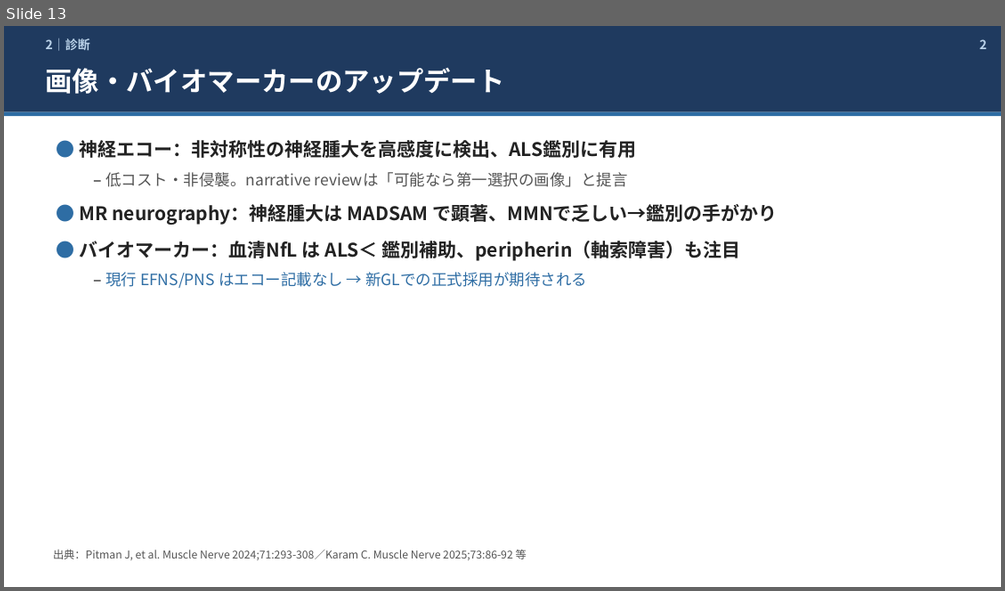
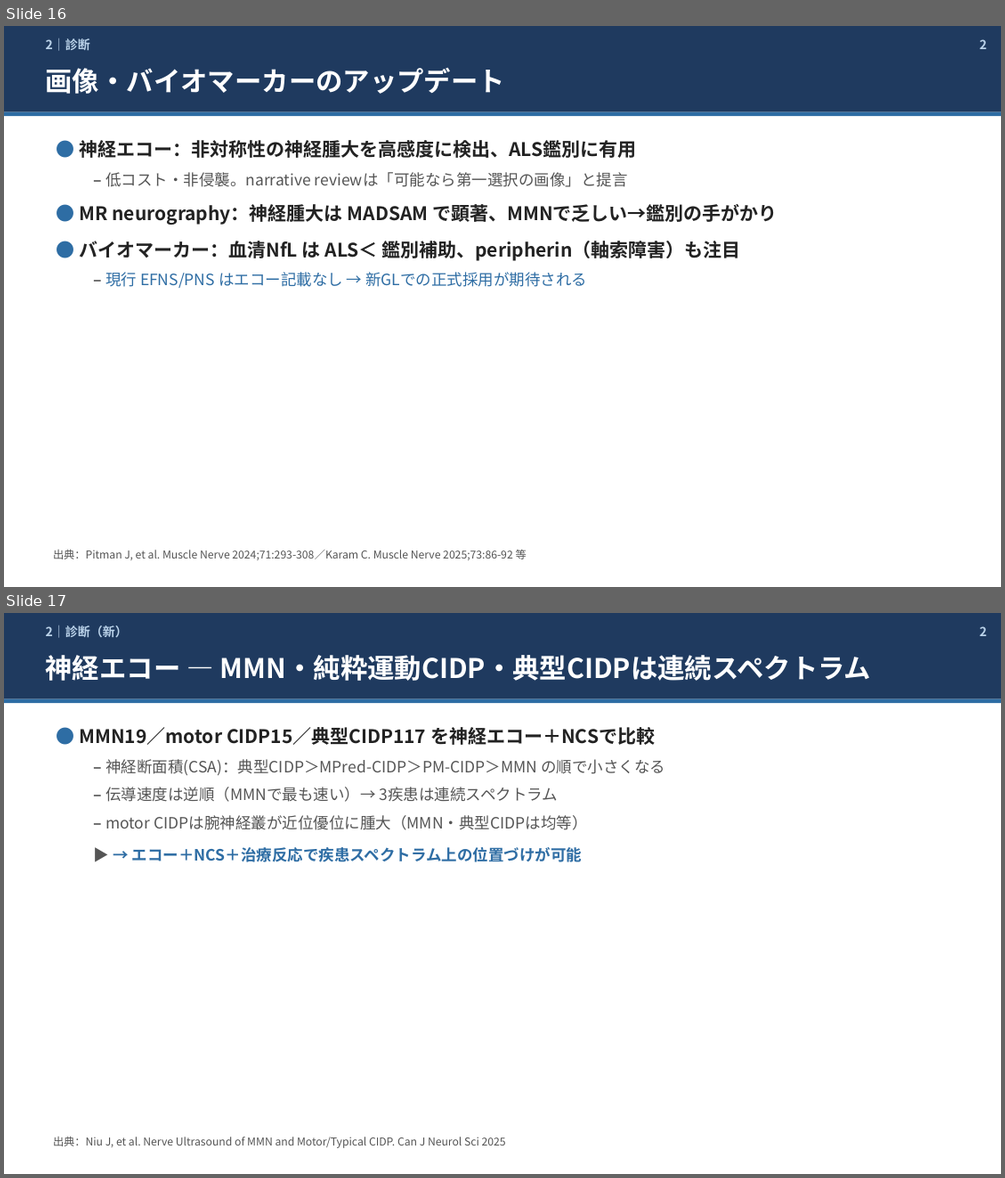
Before and after one commit to HIN0209/MMN_takeda2026, a slide deck: MMN_update_2026_skeleton_ja.pptx. Shown one above the other, each under a label of ours: slide 13 before the commit, slides 16 and 17 after it. The pictures are 1005x591 and 1005x1178 pixels, drawn with LibreOffice and Linux fonts; fonts in the diff are those of the drawing. Boxes give left, top, right and bottom in pixels: in the first picture for what was removed or moved away, otherwise in the second. Text is boxed around its words. In the diff, an @@ line names an element or a change of style, - is before the commit and + after.

```diff
--- a/MMN_update_2026_skeleton_ja.pptx
+++ b/MMN_update_2026_skeleton_ja.pptx
@@ slide 17 added at bbox=[4, 613, 1001, 1174], background #FFFFFF @@
@@ rectangle added at bbox=[4, 613, 1001, 699], fill #1F3A5F @@
@@ text added at bbox=[46, 625, 128, 638], 12 pt, text #BBD3EA, bold @@
+2｜診断（新）
@@ text added at bbox=[979, 626, 987, 636], 12 pt, text #BBD3EA, bold @@
+2
@@ text added at bbox=[46, 655, 872, 681], 26 pt, text #FFFFFF, bold @@
+神経エコー — MMN・純粋運動CIDP・典型CIDPは連続スペクトラム
@@ rectangle added at bbox=[4, 699, 1001, 704], fill #2E6DA4 @@
@@ text added at bbox=[79, 727, 665, 862], 15 pt, text #555555 @@
+● MMN19／motor CIDP15／典型CIDP117 を神経エコー＋NCSで比較
+  – 神経断面積(CSA)：典型CIDP＞MPred-CIDP＞PM-CIDP＞MMN の順で小さくなる
+  – 伝導速度は逆順（MMNで最も速い）→ 3疾患は連続スペクトラム
+  – motor CIDPは腕神経叢が近位優位に腫大（MMN・典型CIDPは均等）
+  ▶ → エコー＋NCS＋治療反応で疾患スペクトラム上の位置づけが可能
@@ text added at bbox=[53, 1135, 506, 1148], 10.5 pt, text #555555 @@
+出典：Niu J, et al. Nerve Ultrasound of MMN and Motor/Typical CIDP. Can J Neurol Sci 2025
@@ what was slide 13 is now slide 16 @@
```
Also in this commit, not shown: 8 other slides added, 2 other files.
